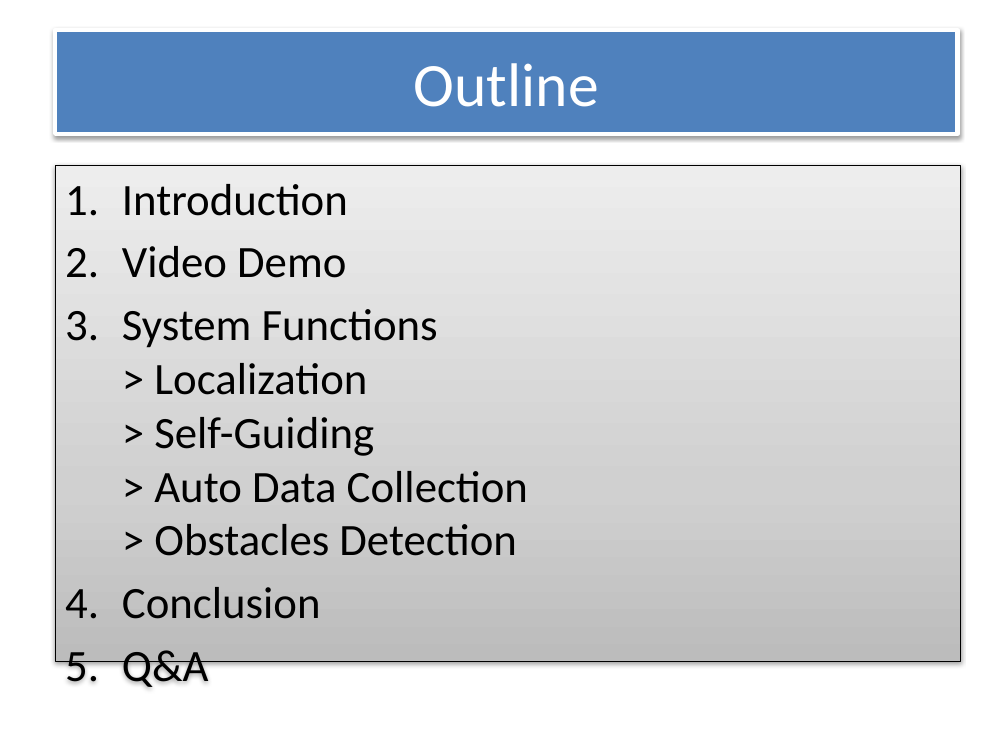
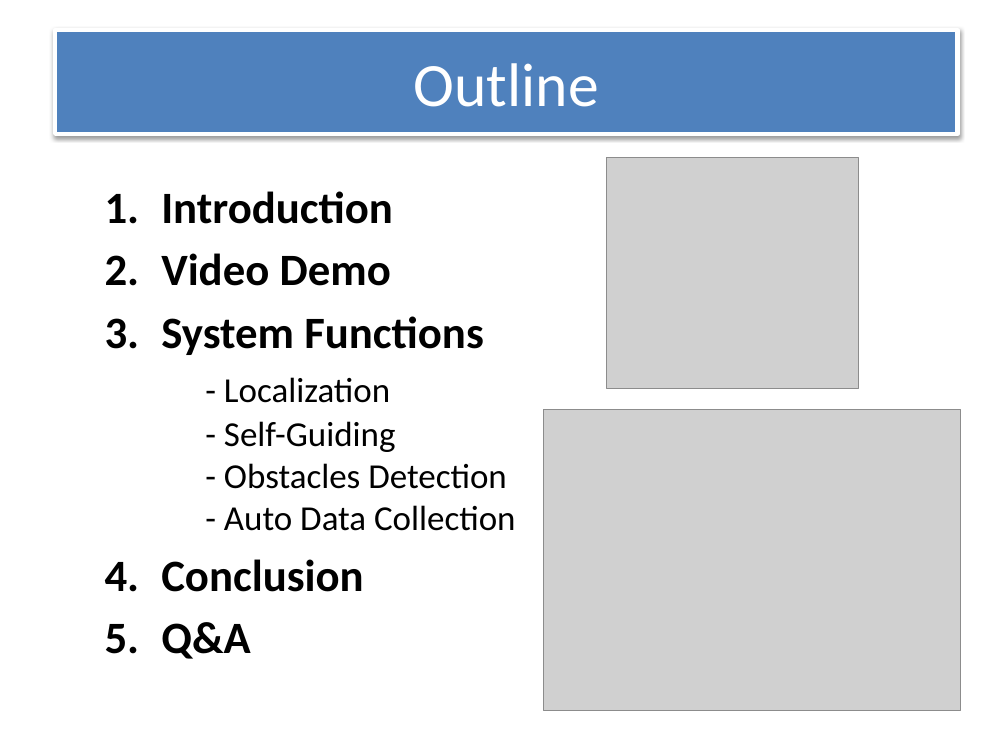
Before and after one commit to venkinarla/qya2, a slide deck: slide 2 of Final Year Porject (QYA2).pptx. Drawn at 1008x756 pixels with LibreOffice and Linux fonts; fonts in the diff are those of the drawing; grey boxes stand for pictures. Boxes give left, top, right and bottom in pixels: in the first picture for what was removed or moved away, otherwise in the second. Text is boxed around its words. In the diff, an @@ line names an element or a change of style, - is before the commit and + after.

```diff
--- a/Final Year Porject (QYA2).pptx
+++ b/Final Year Porject (QYA2).pptx
@@ text "Introduction": place and size @@
-text "Introduction" at bbox=[55, 165, 961, 661]
+text "Introduction" at bbox=[161, 191, 516, 659]
@@ text "Introduction" at bbox=[161, 191, 516, 659]: fill gradient #BDBDBD to #D1D1D1 to #EEEEEE to none; outline #000000 0.75 pt to none; shadow off @@
@@ picture added at bbox=[607, 157, 859, 388] @@
@@ text at bbox=[161, 191, 393, 659]: bold on in "Introduction", "Video Demo", "Conclusion", "Q&A" @@
@@ text at bbox=[161, 316, 516, 531]: text changed; size 32 to 25 pt @@
-3. System Functions
-   > Localization
-   > Self-Guiding
-   > Auto Data Collection
-   > Obstacles Detection
+3. System Functions
+   - Localization
+   - Self-Guiding
+   - Obstacles Detection
+   - Auto Data Collection
@@ picture added at bbox=[543, 409, 961, 711] @@
```
Also in this commit, not shown: 4 other slides changed, 2 other files.
